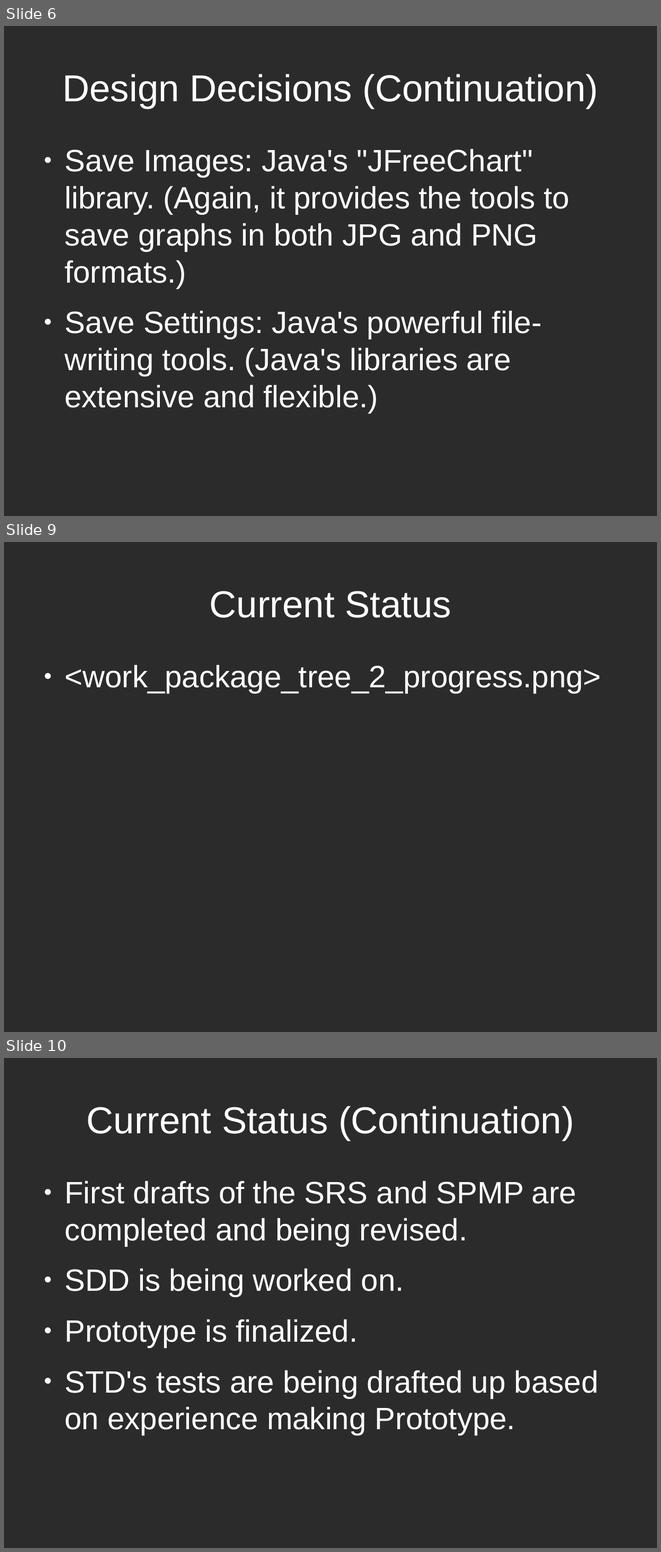
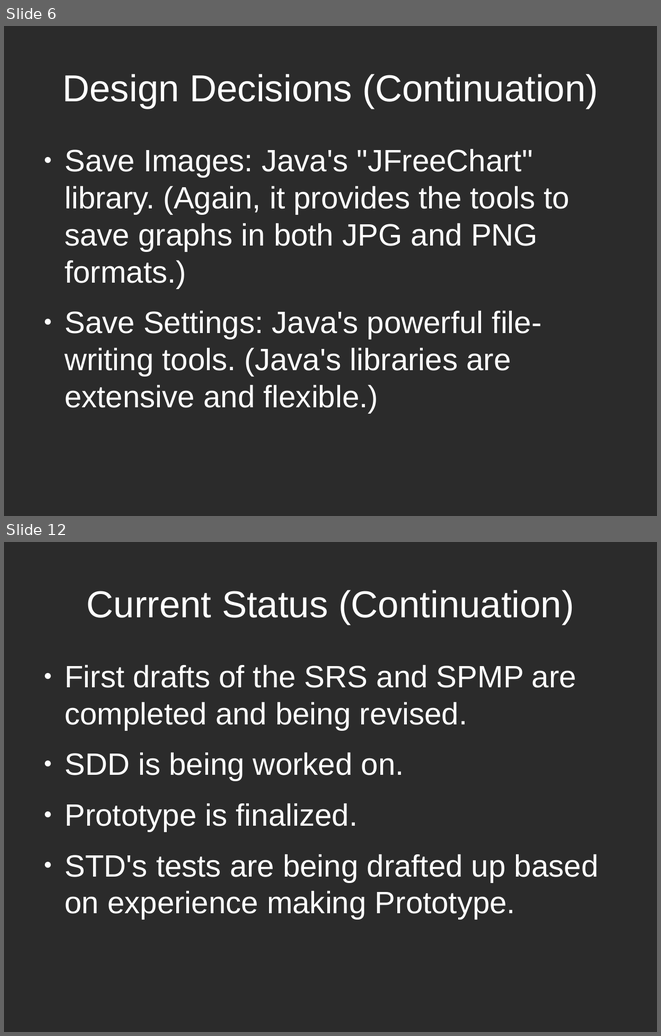
Before and after one commit to plasmavisgroup/PlasmaGraph, a slide deck: specs/Presentaciones/Presentacion de Mitad/Mid-Project Presentation.odp. Shown one above the other, each under a label of ours: slides 6, 9 and 10 before the commit, slides 6 and 12 after it; the slides between them are not shown. The pictures are 661x1552 and 661x1036 pixels, drawn with LibreOffice and Linux fonts; fonts in the diff are those of the drawing; background and template pictures are left out; a plain dark background stands for a picture behind light text. Boxes give left, top, right and bottom in pixels: in the first picture for what was removed or moved away, otherwise in the second. Text is boxed around its words. In the diff, an @@ line names an element or a change of style, - is before the commit and + after.

```diff
--- a/specs/Presentaciones/Presentacion de Mitad/Mid-Project Presentation.odp
+++ b/specs/Presentaciones/Presentacion de Mitad/Mid-Project Presentation.odp
@@ slide 9 removed at (4,542,657,1032), background picture (left out) @@
@@ title removed at (210,591,451,618) @@
-Current Status
@@ text removed at (64,665,601,693) @@
-● <work_package_tree_2_progress.png>
@@ what was slide 10 is now slide 12 @@
```
Also in this commit, not shown: 3 slides changed, 4 slides added, 1 other slide removed, 17 other files.
